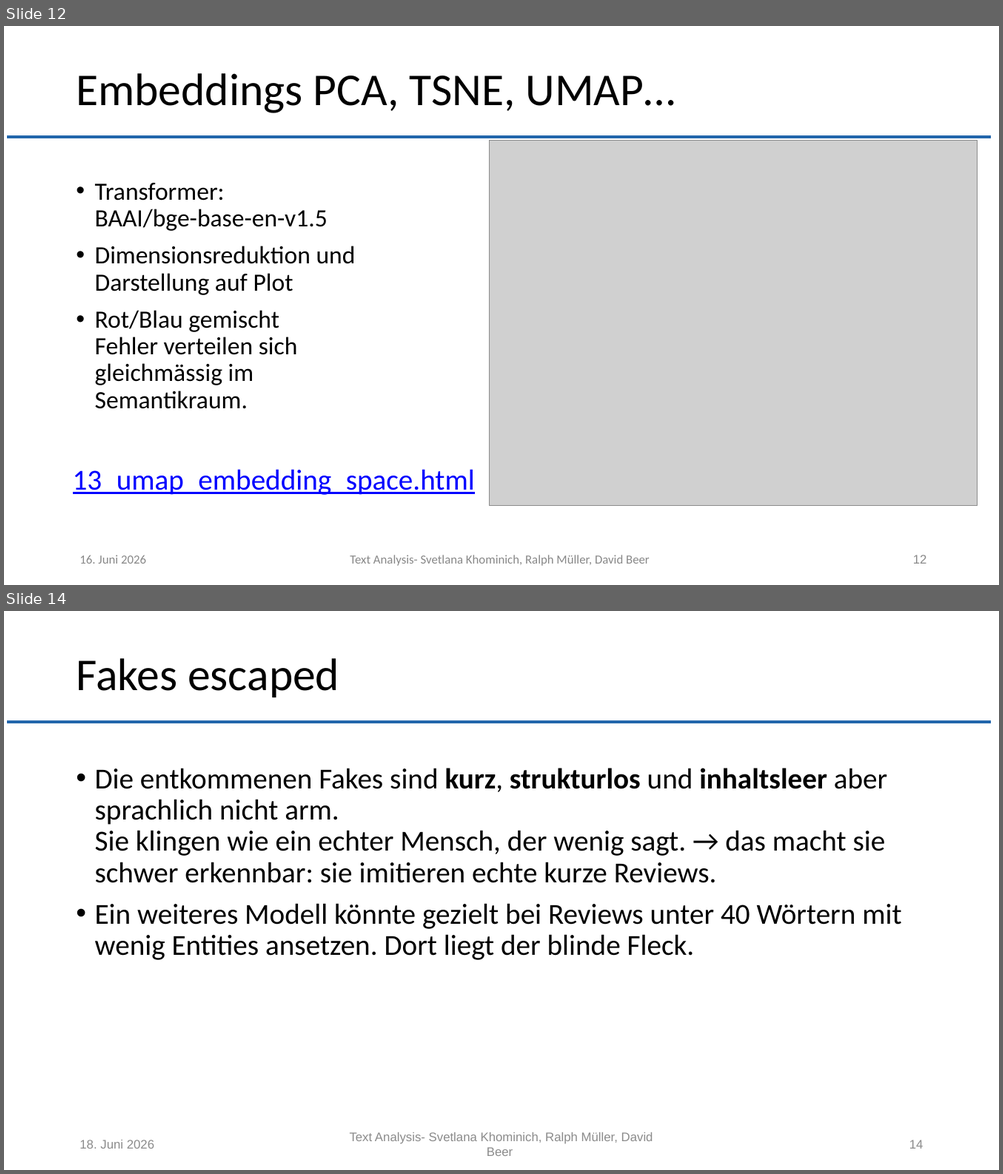
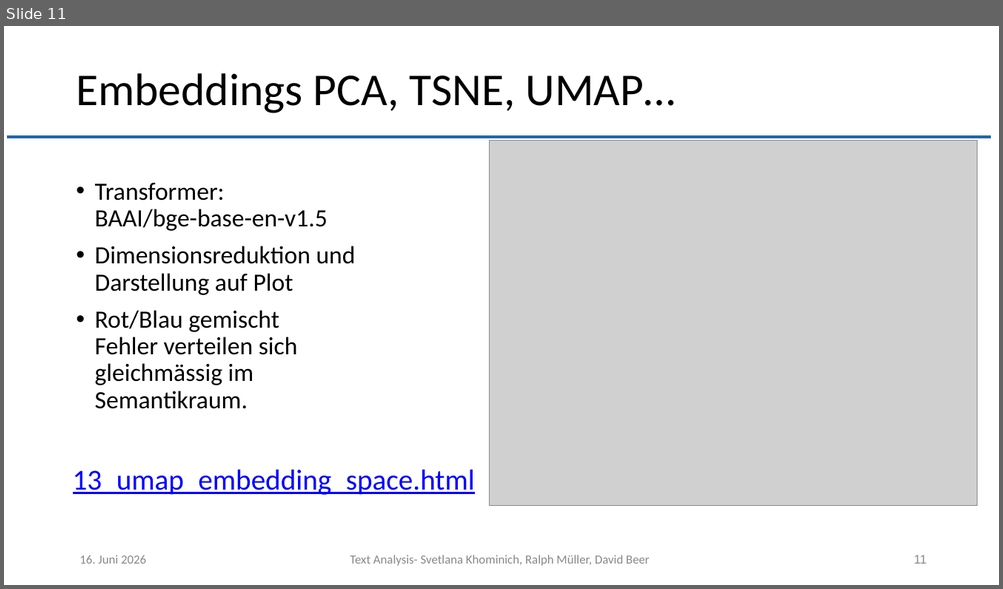
Before and after one commit to muellR/text_analysis, a slide deck: presentation/ln_text_analysis.pptx. Shown one above the other, each under a label of ours: slides 12 and 14 before the commit, slide 11 after it; the slides between them are not shown. The pictures are 1003x1174 and 1003x589 pixels, drawn with LibreOffice and Linux fonts; fonts in the diff are those of the drawing; grey boxes stand for pictures; background and template pictures are left out. Boxes give left, top, right and bottom in pixels: in the first picture for what was removed or moved away, otherwise in the second. Text is boxed around its words. In the diff, an @@ line names an element or a change of style, - is before the commit and + after.

```diff
--- a/presentation/ln_text_analysis.pptx
+++ b/presentation/ln_text_analysis.pptx
@@ slide 14 removed at [4,611,999,1170], background #FFFFFF; not listed: 1 template element that a slide beside it also shows @@
@@ title removed at [76,658,339,698] @@
-Fakes escaped
@@ text removed at [95,768,901,960] @@
-• Die entkommenen Fakes sind kurz, strukturlos und inhaltsleer aber sprachlich nicht arm.
-  Sie klingen wie ein echter Mensch, der wenig sagt. → das macht sie schwer erkennbar: sie imitieren echte kurze Reviews.
-• Ein weiteres Modell könnte gezielt bei Reviews unter 40 Wörtern mit wenig Entities ansetzen. Dort liegt der blinde Fleck.
@@ text removed at [79,1140,154,1149] @@
-18. Juni 2026
@@ text removed at [350,1133,653,1156] @@
-Text Analysis- Svetlana Khominich, Ralph Müller, David Beer
@@ page number removed at [909,1140,923,1149] @@
-14
@@ what was slide 12 is now slide 11 @@
@@ page number at [913,555,926,564]: text changed @@
-12
+11
```
Also in this commit, not shown: 4 slides changed.
